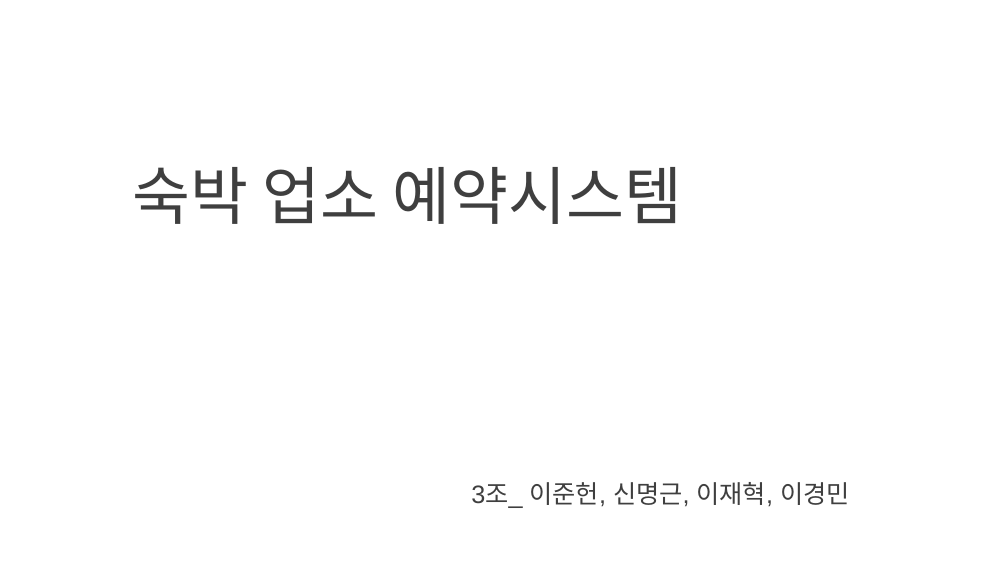
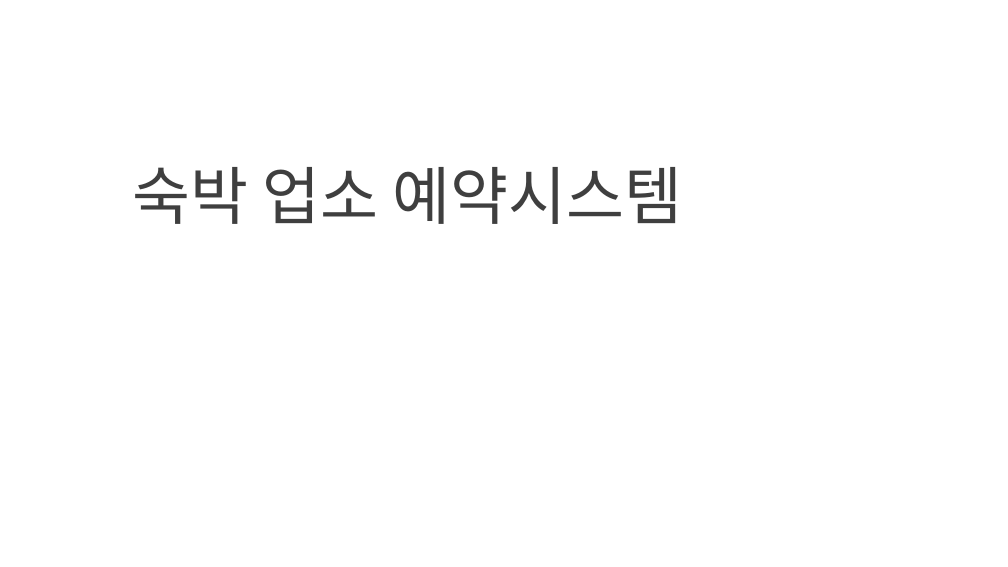
Before and after one commit to DongJoonLeeDJ/AI_501_4, a slide deck: slide 1 of djlee/cSharp/프로젝트참고자료/3조오라클/3조(최종).pptx. Drawn at 1008x567 pixels with LibreOffice and Linux fonts; fonts in the diff are those of the drawing; background and template pictures are left out. Boxes give left, top, right and bottom in pixels: in the first picture for what was removed or moved away, otherwise in the second. Text is boxed around its words. In the diff, an @@ line names an element or a change of style, - is before the commit and + after.

```diff
--- a/djlee/cSharp/프로젝트참고자료/3조오라클/3조(최종).pptx
+++ b/djlee/cSharp/프로젝트참고자료/3조오라클/3조(최종).pptx
@@ text removed at (471,482,850,508) @@
-3조_ 이준헌, 신명근, 이재혁, 이경민
```
Also in this commit, not shown: 55 other files.
